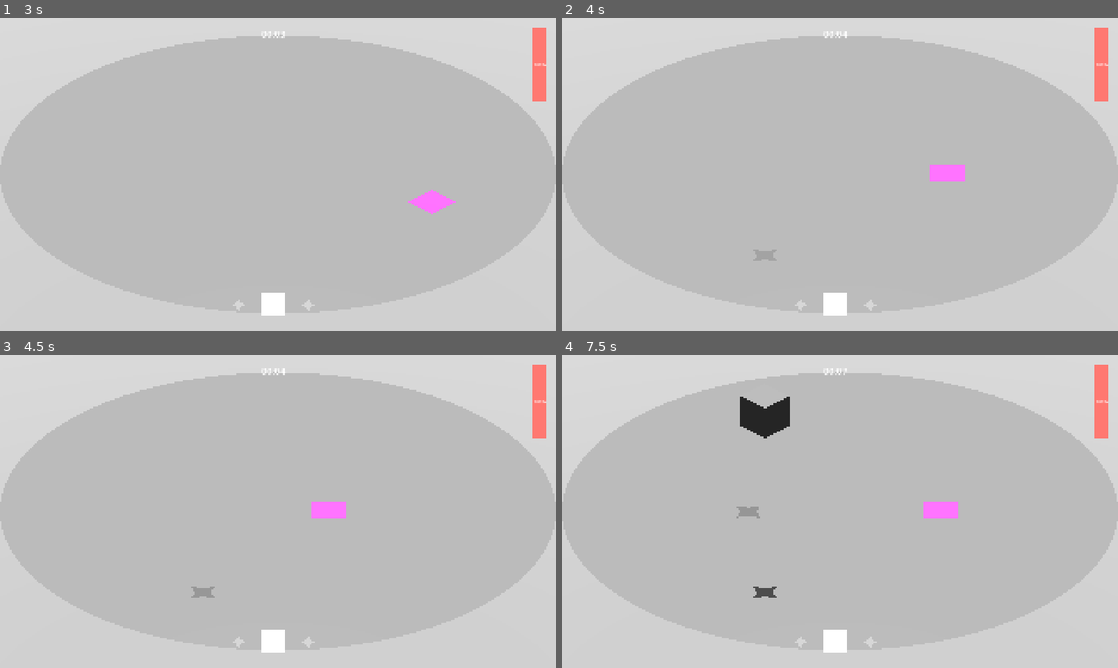
Above: before the commit, frames 1-4 (two rows, left to right).
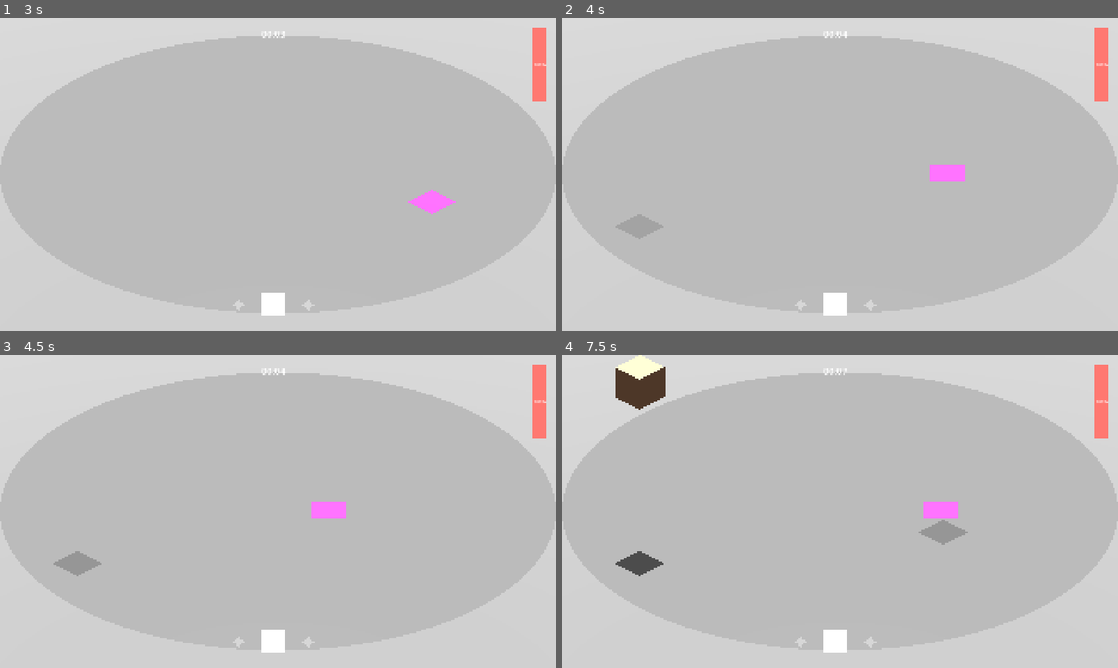
Above: after the commit, the same moments.

Repository: Kazuren/SquareHole
Game: Godot game, scene res://Main.tscn
The game is run twice, just before and just after one commit, with the same random seed, the same clock (stepped at 60 frames per second) and the same inputs.
Inputs:
- Up to frame 1 (3 s): tap Enter at 0.5 s; hold D (move_right) 0.53-1.28 s; tap R (rotate) at 0.6, 2.1 s; hold S (move_down) 1.28-2.03 s; tap Shift (run) at 1.35, 2.85 s; hold D (move_right) 2.03-2.78 s; hold W (move_up) from 2.78 s (still down)
- Up to frame 2 (4 s): release W (move_up) at 3.53 s; hold A (move_left) from 3.53 s (still down); tap R (rotate) at 3.6 s
- Up to frame 3 (4.5 s): keep holding A (move_left); tap Shift (run) at 4.35 s
- Up to frame 4 (7.5 s): release A (move_left) at 5.03 s; hold S (move_down) 5.03-5.78 s; tap R (rotate) at 5.1, 6.6 s; hold D (move_right) 5.78-6.53 s; tap Shift (run) at 5.85, 7.35 s; hold W (move_up) 6.53-7.28 s; hold D (move_right) from 7.28 s (still down)

Frame 1 is identical in both runs. In frame 3, 0.5% of the frame differs, in the area x 9-39%, y 62-78%; in frame 4, 3.0%, in the area x 9-73%, y 0-78%.

Commit message:
make enemy spawn chance change progressively

Diff:
--- a/PackedEnemy.gd
+++ b/PackedEnemy.gd
@@ -2,5 +2,9 @@
 extends Resource
 
 
-@export var weight: int = 100
+# weight over game progress (X: 0-1, Y: spawn weight)
+@export var weight_curve: Curve
 @export var scene: PackedScene
+# weight curve per rotation bucket: index i → rotation of i * rotation_step degrees
+# Curve X: game progress (0-1), Y: weight for that rotation at that time
+@export var rotation_weight_curves: Array[Curve]
--- a/Shapes/Cube/Cube.tres
+++ b/Shapes/Cube/Cube.tres
@@ -3,7 +3,29 @@
 [ext_resource type="PackedScene" uid="uid://b028ugqcxa2j" path="res://Shapes/Cube/Cube.tscn" id="1_ap3gu"]
 [ext_resource type="Script" uid="uid://dvkje5eqk6kqh" path="res://PackedEnemy.gd" id="2_xylws"]
 
+[sub_resource type="Curve" id="Curve_ap3gu"]
+_data = [Vector2(0, 1), 0.0, 0.0, 0, 0, Vector2(1, 0.5), 0.0, 0.0, 0, 0]
+point_count = 2
+
+[sub_resource type="Curve" id="Curve_xylws"]
+_data = [Vector2(1e-05, 0), 0.0, 0.0, 0, 0, Vector2(1, 0.5), 0.0, 0.0, 0, 0]
+point_count = 2
+
+[sub_resource type="Curve" id="Curve_45f0l"]
+_data = [Vector2(0, 1), 0.0, 0.0, 0, 0, Vector2(1, 0.5), 0.0, 0.0, 0, 0]
+point_count = 2
+
+[sub_resource type="Curve" id="Curve_cseq4"]
+_data = [Vector2(0, 1), 0.0, 0.0, 0, 0, Vector2(1, 0.5), 0.0, 0.0, 0, 0]
+point_count = 2
+
+[sub_resource type="Curve" id="Curve_1m6dx"]
+_data = [Vector2(0, 1), 0.0, 0.0, 0, 0, Vector2(1, 0.2), 0.0, 0.0, 0, 0]
+point_count = 2
+
 [resource]
 script = ExtResource("2_xylws")
+weight_curve = SubResource("Curve_1m6dx")
 scene = ExtResource("1_ap3gu")
+rotation_weight_curves = Array[Curve]([SubResource("Curve_ap3gu"), SubResource("Curve_xylws"), SubResource("Curve_ap3gu"), SubResource("Curve_xylws"), SubResource("Curve_45f0l"), SubResource("Curve_xylws"), SubResource("Curve_cseq4"), SubResource("Curve_xylws")])
 metadata/_custom_type_script = "uid://dvkje5eqk6kqh"
--- a/Shapes/Square.tres
+++ /dev/null
@@ -1,10 +0,0 @@
-[gd_resource type="Resource" script_class="PackedEnemy" format=3 uid="uid://b61anstxrel0n"]
-
-[ext_resource type="PackedScene" uid="uid://c2fglmehf860l" path="res://Enemy.tscn" id="1_4owmy"]
-[ext_resource type="Script" uid="uid://dvkje5eqk6kqh" path="res://PackedEnemy.gd" id="1_bqdy6"]
-
-[resource]
-script = ExtResource("1_bqdy6")
-weight = 10
-scene = ExtResource("1_4owmy")
-metadata/_custom_type_script = "uid://dvkje5eqk6kqh"
--- a/Shapes/Star.tres
+++ b/Shapes/Star.tres
@@ -3,7 +3,21 @@
 [ext_resource type="Script" uid="uid://dvkje5eqk6kqh" path="res://PackedEnemy.gd" id="1_4lvdf"]
 [ext_resource type="PackedScene" uid="uid://dyh1tf6hqo3eh" path="res://Shapes/Star.tscn" id="1_m4571"]
 
+[sub_resource type="Curve" id="Curve_m4571"]
+_data = [Vector2(0, 1), 0.0, 0.0, 0, 0, Vector2(1, 0.5), 0.0, 0.0, 0, 0]
+point_count = 2
+
+[sub_resource type="Curve" id="Curve_pm30i"]
+_data = [Vector2(1e-05, 0), 0.0, 0.0, 0, 0, Vector2(1, 0.5), 0.0, 0.0, 0, 0]
+point_count = 2
+
+[sub_resource type="Curve" id="Curve_ih7ql"]
+_data = [Vector2(0.025, 0), 0.0, 0.0, 0, 0, Vector2(1, 0.5), 0.0, 0.0, 0, 0]
+point_count = 2
+
 [resource]
 script = ExtResource("1_4lvdf")
+weight_curve = SubResource("Curve_ih7ql")
 scene = ExtResource("1_m4571")
+rotation_weight_curves = Array[Curve]([SubResource("Curve_m4571"), SubResource("Curve_pm30i"), SubResource("Curve_m4571"), SubResource("Curve_pm30i"), SubResource("Curve_m4571"), SubResource("Curve_pm30i"), SubResource("Curve_m4571"), SubResource("Curve_pm30i")])
 metadata/_custom_type_script = "uid://dvkje5eqk6kqh"
--- a/main.gd
+++ b/main.gd
@@ -46,13 +46,9 @@
 @export_range(0.0, 5.0, 0.1) var magnet_radius: float = 0.2
 @export_range(0.0, 10.0, 0.1) var magnet_strength: float = 3.0
 @export var rotation_step: float = 90.0
-# weight per rotation bucket: index i → rotation of i * rotation_step degrees
-@export var enemy_rotation_weights: Array[int] = [100, 0, 0, 0]
 
 var enemies: Array[ShapeEntity] = []
 var enemy_previews: Dictionary = {} # ShapeEntity -> CSGPolygon3D
-var enemy_bag: Bag
-var enemy_rotation_bag: Bag
 var SPAWN_HEIGHT: float = 15.0
 
 var rng = RandomNumberGenerator.new()
@@ -99,18 +95,11 @@
 	render_sanity()
 
 	rng.seed = 42
-	enemy_bag = Bag.new(rng)
-	for enemy_pack in enemy_scenes:
-		enemy_bag.add(enemy_pack, enemy_pack.weight)
-
-	print(enemy_bag.probabilities())
+
+	print_enemy_spawn_probabilities()
+	print_enemy_rotation_probabilities()
 
 	GameStats.rotation_step = rotation_step
-
-	enemy_rotation_bag = Bag.new(rng)
-	for i in range(enemy_rotation_weights.size()):
-		if enemy_rotation_weights[i] > 0:
-			enemy_rotation_bag.add(i * rotation_step, enemy_rotation_weights[i])
 
 	starting_time_ticks = Time.get_ticks_msec()
 
@@ -129,16 +118,15 @@
 
 
 func spawn_enemy() -> void:
-	var draw = enemy_bag.draw()
-	if draw is not PackedEnemy:
-		push_error("USE PACKEDSCENE")
+	var enemy_packed: PackedEnemy = pick_enemy()
+	if enemy_packed == null:
+		return
 
 	var spawn_point: Vector2 = get_spawn_point()
-	var enemy_packed: PackedEnemy = draw as PackedEnemy
 
 	var node: ShapeEntity = enemy_packed.scene.instantiate()
 	node.shape_scale = enemy_shape_scale
-	node.shape_rotation_degrees = pick_enemy_rotation()
+	node.shape_rotation_degrees = pick_enemy_rotation(enemy_packed)
 
 	add_child(node)
 	enemies.append(node)
@@ -303,6 +291,127 @@
 	return offset
 
 
-func pick_enemy_rotation() -> float:
-	var draw = enemy_rotation_bag.draw()
-	return draw if draw != null else 0.0
+func print_enemy_spawn_probabilities() -> void:
+	if enemy_scenes.is_empty():
+		return
+
+	print("Enemy spawn probabilities by minute:")
+	var header := "  min  "
+	for pack in enemy_scenes:
+		var enemy_name := "?"
+		if pack and pack.scene:
+			enemy_name = pack.scene.resource_path.get_file().get_basename()
+		header += "| %10s " % enemy_name
+	print(header)
+
+	var total_minutes := int(GAME_DURATION / 60.0)
+	for minute in range(total_minutes + 1):
+		var progress: float = clamp((minute * 60.0) / GAME_DURATION, 0.0, 1.0)
+
+		var weights: Array[float] = []
+		var total: float = 0.0
+		for pack in enemy_scenes:
+			var w: float = 0.0
+			if pack and pack.weight_curve:
+				w = maxf(pack.weight_curve.sample(progress), 0.0)
+			weights.append(w)
+			total += w
+
+		var row := "  %3d  " % minute
+		for w in weights:
+			var pct: float = (w / total * 100.0) if total > 0.0 else 0.0
+			row += "| %9.1f%% " % pct
+		print(row)
+
+
+func print_enemy_rotation_probabilities() -> void:
+	if enemy_scenes.is_empty():
+		return
+
+	var total_minutes := int(GAME_DURATION / 60.0)
+	for pack in enemy_scenes:
+		if not pack:
+			continue
+		var name := "?"
+		if pack.scene:
+			name = pack.scene.resource_path.get_file().get_basename()
+
+		if pack.rotation_weight_curves.is_empty():
+			print("Rotation probabilities for ", name, ": none (always 0°)")
+			continue
+
+		print("Rotation probabilities for ", name, " by minute:")
+		var header := "  min  "
+		for i in pack.rotation_weight_curves.size():
+			header += "| %6s° " % str(int(i * rotation_step))
+		print(header)
+
+		for minute in range(total_minutes + 1):
+			var progress: float = clamp((minute * 60.0) / GAME_DURATION, 0.0, 1.0)
+
+			var weights: Array[float] = []
+			var total: float = 0.0
+			for curve: Curve in pack.rotation_weight_curves:
+				var w: float = 0.0
+				if curve:
+					w = maxf(curve.sample(progress), 0.0)
+				weights.append(w)
+				total += w
+
+			var row := "  %3d  " % minute
+			for w in weights:
+				var pct: float = (w / total * 100.0) if total > 0.0 else 0.0
+				row += "| %6.1f%% " % pct
+			print(row)
+
+
+func pick_enemy() -> PackedEnemy:
+	if enemy_scenes.is_empty():
+		return null
+
+	var progress := get_game_progress()
+	var weights: Array[float] = []
+	var total: float = 0.0
+	for pack in enemy_scenes:
+		var w: float = 0.0
+		if pack and pack.weight_curve:
+			w = maxf(pack.weight_curve.sample(progress), 0.0)
+		weights.append(w)
+		total += w
+
+	if total <= 0.0:
+		return null
+
+	var roll := rng.randf() * total
+	var acc: float = 0.0
+	for i in weights.size():
+		acc += weights[i]
+		if roll < acc:
+			return enemy_scenes[i]
+	return enemy_scenes[enemy_scenes.size() - 1]
+
+
+func pick_enemy_rotation(pack: PackedEnemy) -> float:
+	if pack.rotation_weight_curves.is_empty():
+		return 0.0
+
+	var progress := get_game_progress()
+	var weights: Array[float] = []
+	var total: float = 0.0
+	for curve: Curve in pack.rotation_weight_curves:
+		var w: float = 0.0
+		if curve:
+			w = maxf(curve.sample(progress), 0.0)
+		weights.append(w)
+		total += w
+
+	if total <= 0.0:
+		return 0.0
+
+	var roll := rng.randf() * total
+	var acc: float = 0.0
+	for i in weights.size():
+		acc += weights[i]
+		if roll < acc:
+			return i * rotation_step
+	return 0.0
